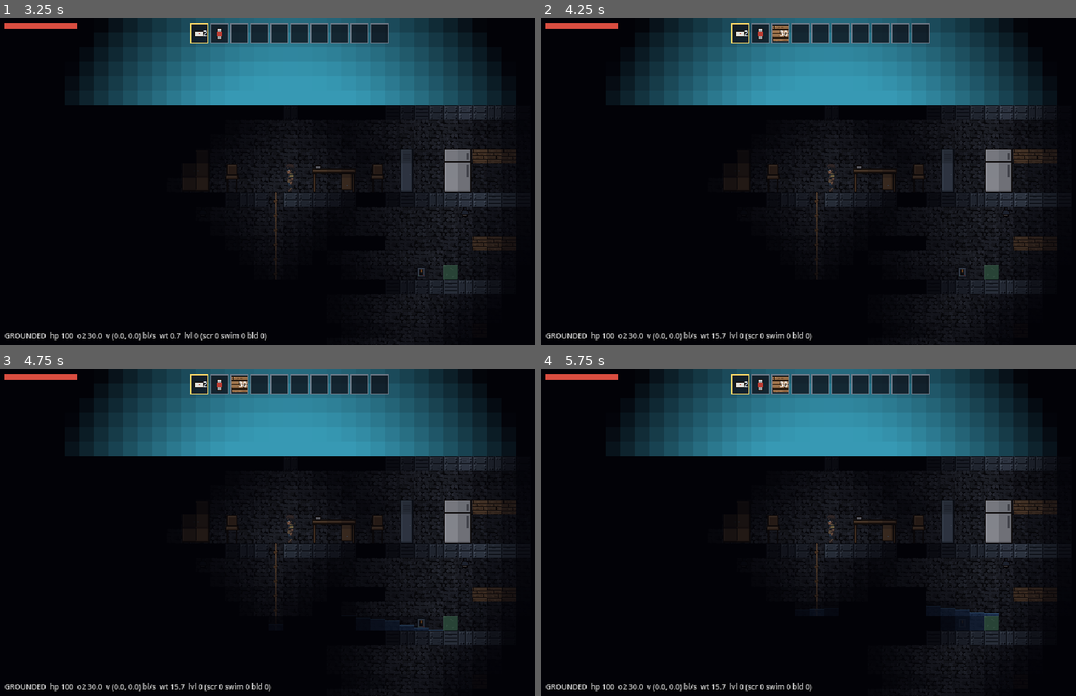
Above: before the commit, frames 1-4 (two rows, left to right).
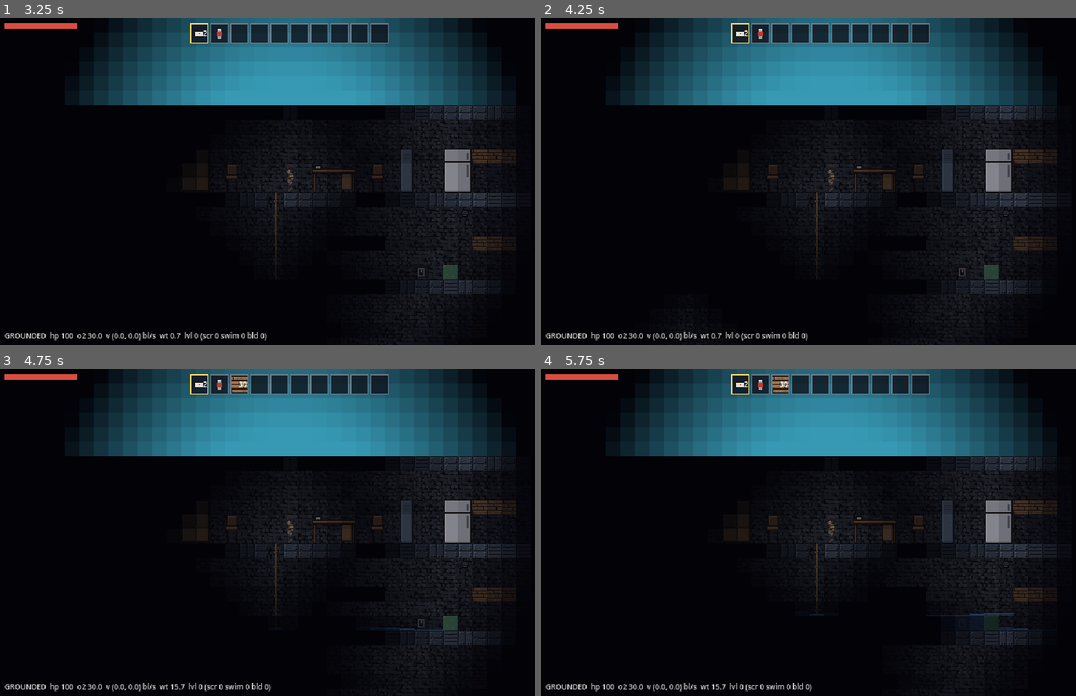
Above: after the commit, the same moments.

Repository: wilbur6689/SunkenCity
Game: Godot game, scene res://scenes/test/m2_smoke.tscn
Two runs of this game, one before a commit and one after it. Both use one fixed random seed, a clock stepped at 60 frames per second and the inputs below. This scene is started directly instead of the project's main scene.
Inputs (mouse positions are in pixels of both pictures, inside the frame that each line leads up to):
- Up to frame 1 (3.25 s): tap Enter at 0.5, 2 s; move the mouse to (417, 165) at 0.52 s; hold D (move_right) 0.53-1.25 s; hold C (crouch) 0.53-1.25 s; click (417, 165) at 0.67 s; tap Space (jump) at 0.77, 1.07, 1.25, 2.75 s; tap Q (drop) at 0.8 s; drag from (176, 197) to (262, 246) at 1.27 s; move the mouse to (347, 109) at 2.02 s; hold A (move_left) 2.03-2.75 s; hold Shift (sprint) 2.03-2.75 s; tap E (interact) at 2.1 s; drag from (262, 246) to (117, 132) at 2.77 s
- Up to frame 2 (4.25 s): move the mouse to (1006, 230) at 3.52 s; press the mouse at (1006, 230) at 3.53 s; hold D (move_right) from 3.53 s (still down); tap Space (jump) at 3.77, 3.8, 4.07 s
- Up to frame 3 (4.75 s): release D (move_right) at 4.25 s; release the mouse at (465, 581) at 4.25 s; drag from (117, 483) to (203, 450) at 4.27 s
- Up to frame 4 (5.75 s): move the mouse to (862, 532) at 5.02 s; hold D (move_right) from 5.03 s (still down); hold C (crouch) from 5.03 s (still down); click (862, 532) at 5.17 s; tap Q (drop) at 5.3 s

Frame 1 is identical in both runs. In frame 2, 0.3% of the frame differs, in the area x 31-51%, y 2-99%; in frame 3, less than 0.1%; in frame 4, 0.3%.

Commit message:
Triple the test tower: 15 themed floors, stairwell, sealed door-flood rooms; water ripple rule
- Tower grows downward (rows 0-30 byte-identical so every existing gate
  test still passes): floors 6-15 under the old five, ground at row 90
- West stairwell (x3-5): ladder top to bottom, landing gaps in each
  slab, wall with a 3-tall doorway per floor
- Themes cycle office / apartment / commercial / utility-mechanical;
  utility floors carry breakers, every deep floor gets two wired
  ceiling lamps; furniture placed per theme
- Sealed dry floors 8/11/14: closed wood door in the doorway + east
  partition; excluded from water seeding — opening the door floods the
  room with the stairwell's water column (doors seal, WS-20)
- WaterSim ripple rule: cells that just received sideways flow push one
  unit onward in the same direction at diff 1 — unidirectional (cannot
  oscillate), levels the slope-1 wedges that froze door-floods at ~1/3
  volume; bodies still go fully dormant afterwards
- tower_smoke.tscn: 23 checks (geometry, stairwell, themes, sealed
  floors dry, door-open flood, other seals stay dry)
- m2 test: also seal the shaft in floor 4's floor slab (the deep ocean
  is connected there now — pumping it is correct behaviour, per the
  design doc); mop the full floor-2 room before the breaker check
- menu_preview: --screen=deep parks in the flooded stairwell (fog demo)

All suites green: m0 57, m1 66, m2 40, tower 23 (186 checks)

Co-Authored-By: Claude Fable 5 <noreply@anthropic.com>
Claude-Session: https://claude.ai/code/session_01GxDZSizaHKPW71DMqToXjC

Diff:
--- /dev/null
+++ b/scenes/test/tower_smoke.tscn
@@ -0,0 +1,6 @@
+[gd_scene load_steps=2 format=3]
+
+[ext_resource type="Script" path="res://scripts/test/tower_smoke.gd" id="1_smoke"]
+
+[node name="TowerSmoke" type="Node"]
+script = ExtResource("1_smoke")
--- a/scripts/test/m1_smoke.gd
+++ b/scripts/test/m1_smoke.gd
@@ -121,9 +121,9 @@
 	check(inv_count("bandage") == 2 and inv_count("food_can") == 1, "starting kit: 2 bandages + 1 food (LT-30)")
 	var scrap_count := 0
 	for o in tower.get_node("Objects").get_children():
-		if o.def.kind == "scrap":
+		if o.def.kind == "scrap" and o.cell.y <= 5: # the medical room only
 			scrap_count += 1
-	check(scrap_count == 8, "room furnished with 8 scrappable objects (%d)" % scrap_count)
+	check(scrap_count == 8, "medical room furnished with 8 scrappable objects (%d)" % scrap_count)
 	check(obj_at(Vector2i(12, row)) != null and obj_at(Vector2i(12, row)).id == "chair", "chair registered on its cells")
 
 	print("== B. hand-scrap a chair (hold-to-scrap)")
--- a/scripts/test/m2_smoke.gd
+++ b/scripts/test/m2_smoke.gd
@@ -109,6 +109,7 @@
 		patches.append(Vector2i(x, 18))
 	for x in range(33, 36):
 		patches.append(Vector2i(x, 18))
+		patches.append(Vector2i(x, 24)) # the shaft continues DOWN too — seal or pump the ocean
 	patches.append(Vector2i(10, 24))
 	for c in patches:
 		check_quiet(World.place_block("wood_block", c), "patch at %s" % c)
@@ -137,7 +138,7 @@
 	var bed := World.place_object("bed", Vector2i(14, 23), true)
 	bed.interact(player)
 	check(absf(World.spawn_position.x - bed.bottom_center().x) < 0.5, "bed sets spawn in the forward camp")
-	check(World.can_place_object("workbench", Vector2i(24, 23), player), "stations work in drained rooms")
+	check(World.can_place_object("workbench", Vector2i(18, 23), player), "stations work in drained rooms")
 
 	print("== G. currents push bodies (WS-16)")
 	# Re-breach the room: remove a patch — the shaft water pours back in.
@@ -179,8 +180,9 @@
 	check(bkr != null and bkr.def.kind == "breaker", "breaker present on floor 2")
 	var lamp_cell := Vector2i(10, 8) # below the west ceiling lamp
 	var dark_before := lm.light_at(lamp_cell)
-	# mop up the pumping episode's leftover water so the breaker is dry
-	for y in range(9, 12):
+	# mop up the pumping episode's leftover water (the outlet filled the whole
+	# floor-2 room, rows 7-11) so the breaker is dry
+	for y in range(7, 12):
 		for x in range(1, 39):
 			sim().remove_water(Vector2i(x, y), 8)
 	await ticks(30)
--- a/scripts/test/menu_preview.gd
+++ b/scripts/test/menu_preview.gd
@@ -27,6 +27,11 @@
 			player.global_position = Vector2(6 * 16 + 8, 17 * 16 + 16 - Player.FEET_Y)
 			player.zoom_step(-2)
 			player.camera.reset_smoothing()
+		"deep":
+			# Park in the deep-tower stairwell beside a themed floor.
+			player.global_position = Vector2(4 * 16 + 8, 53 * 16 + 16 - Player.FEET_Y)
+			player.zoom_step(-1)
+			player.camera.reset_smoothing()
 		"chest":
 			var chest := World.place_object("chest", Vector2i(13, 5), true)
 			chest.storage.add("plastic", 9)
--- a/scripts/test/test_tower.gd
+++ b/scripts/test/test_tower.gd
@@ -11,8 +11,16 @@
 
 const WIDTH := 40          # tower width in blocks
 const FLOOR_H := 6         # floor-to-floor height (WS-11)
-const FLOOR_COUNT := 5     # 3 dry + 2 flooded
+const FLOOR_COUNT := 15    # 3 dry + 12 flooded (tripled 2026-08-31; rows 0-30 unchanged)
 const DRY_FLOORS := 3
+# Deep floors 6-15: west stairwell, themed rooms, sealed dry floors behind doors.
+const NEW_FLOORS_START := 6
+const STAIR_X0 := 3        # stairwell column (ladders at STAIR_X0+1)
+const STAIR_X1 := 5
+const STAIR_WALL_X := 6    # wall between stairwell and rooms (doorway per floor)
+const SEALED_WALL_X := 32  # sealed floors also close their shaft side
+const SEALED_FLOORS := [8, 11, 14] # dry rooms behind closed doors; open = flood
+const THEMES := ["office", "apartment", "commercial", "utility"]
 const SHAFT_X := 33        # elevator-shaft gap, 3 blocks wide
 const SHAFT_W := 3
 const ROPE_X := 15         # rope + 1-block hole between floors 1 and 2
@@ -46,11 +54,14 @@
 	var feet := spawn_point.global_position + Vector2(0, Constants.BLOCK_SIZE * 0.5)
 	var water_bounds := Rect2i(0, 0, WIDTH, FLOOR_COUNT * FLOOR_H + 1)
 	World.register(blocks, water_bounds, climbables, feet, back_walls, items_root, objects_root)
-	# Static seed at equilibrium: everything open at or below the waterline is full.
+	_furnish() # before seeding: closed doors must already seal (WS-20 solidity)
+	# Static seed at equilibrium: everything open at or below the waterline is full…
 	var waterline := DRY_FLOORS * FLOOR_H
 	World.water_sim.fill_rect(Rect2i(1, waterline, WIDTH - 2, FLOOR_COUNT * FLOOR_H - waterline), WaterSim.MAX_LEVEL)
+	# …except the sealed floors, which start dry behind their doors.
+	for f: int in SEALED_FLOORS:
+		World.water_sim.fill_rect(Rect2i(STAIR_WALL_X + 1, (f - 1) * FLOOR_H + 1, SEALED_WALL_X - STAIR_WALL_X - 1, FLOOR_H - 1), 0)
 	water_renderer.setup(waterline * Constants.BLOCK_SIZE)
-	_furnish()
 	# Shallows backdrop hangs from the waterline; start it well left of the tower.
 	$Backdrop.setup(DRY_FLOORS * FLOOR_H * Constants.BLOCK_SIZE, -900.0)
 	player.respawn()
@@ -96,8 +107,11 @@
 			var rope_hole := x == ROPE_X and y == FLOOR_H
 			var pool := x >= POOL_X0 and x <= POOL_X1 and y == waterline
 			var swim_hole := x == SWIM_HOLE_X and y == (DRY_FLOORS + 1) * FLOOR_H
-			if is_ground or not (in_shaft or rope_hole or pool or swim_hole):
+			var stair_gap := x >= STAIR_X0 and x <= STAIR_X1 and y >= (NEW_FLOORS_START - 1) * FLOOR_H
+			if is_ground or not (in_shaft or rope_hole or pool or swim_hole or stair_gap):
 				_set_block(x, y, Mat.METAL)
+
+	_build_deep_floors(bottom)
 
 	# Two-jump ledges (WS-04): a wood platform 3 blocks above each slab,
 	# beside the shaft, so each floor is reachable in exactly two jumps.
@@ -105,9 +119,9 @@
 		var slab_y := f * FLOOR_H
 		_fill(SHAFT_X - 4, slab_y - 3, SHAFT_X - 2, slab_y - 3, Mat.WOOD, _set_block)
 
-	# Interior dressing per floor: wood platforms and plastic crates
-	# (floor 1 is the furnished medical room; floor 3 is the obstacle course).
-	for f in range(2, FLOOR_COUNT + 1):
+	# Interior dressing (old floors 2-5 only; deep floors get themes instead;
+	# floor 1 is the furnished medical room; floor 3 is the obstacle course).
+	for f in range(2, NEW_FLOORS_START):
 		if f == DRY_FLOORS:
 			continue
 		var floor_y := f * FLOOR_H - 1 # standing row above each slab
@@ -129,6 +143,52 @@
 	# Rope (WS-16): hangs from the floor-1 hole down to floor 2's standing row.
 	_fill(ROPE_X, FLOOR_H, ROPE_X, 2 * FLOOR_H - 1, Mat.ROPE, _set_climbable)
 
+## Floors 6-15, tile work only (runs before World.register): stairwell
+## ladder, per-floor walls with doorways, sealed partitions, machinery.
+func _build_deep_floors(bottom: int) -> void:
+	var top := (NEW_FLOORS_START - 1) * FLOOR_H # slab 30, the old ground
+	_fill(STAIR_X0 + 1, top, STAIR_X0 + 1, bottom - 1, Mat.LADDER, _set_climbable)
+	for f in range(NEW_FLOORS_START, FLOOR_COUNT + 1):
+		var y0 := (f - 1) * FLOOR_H + 1 # top row of the room
+		var sr := f * FLOOR_H - 1       # standing row
+		# Stairwell wall with a 3-tall doorway at floor level
+		_fill(STAIR_WALL_X, y0, STAIR_WALL_X, sr - 3, Mat.STONE, _set_block)
+		if SEALED_FLOORS.has(f):
+			# East partition seals the room from the elevator shaft
+			_fill(SEALED_WALL_X, y0, SEALED_WALL_X, sr, Mat.STONE, _set_block)
+		if _theme_of(f) == "utility":
+			_fill(24, sr, 25, sr, Mat.METAL, _set_block) # machinery blocks
+
+func _theme_of(f: int) -> String:
+	return THEMES[(f - NEW_FLOORS_START) % THEMES.size()]
+
+## Objects for floors 6-15 (runs from _furnish, after World.register):
+## closed doors on sealed floors, themed furniture, wired ceiling lamps.
+func _furnish_deep_floors() -> void:
+	for f in range(NEW_FLOORS_START, FLOOR_COUNT + 1):
+		var y0 := (f - 1) * FLOOR_H + 1
+		var sr := f * FLOOR_H - 1
+		if SEALED_FLOORS.has(f):
+			World.place_object("wood_door", Vector2i(STAIR_WALL_X, sr), false)
+		var put := func(id: String, x: int) -> void:
+			World.place_object(id, Vector2i(x, sr), false)
+		match _theme_of(f):
+			"office":
+				put.call("desk", 9); put.call("chair", 13); put.call("cabinet", 15)
+				put.call("desk", 19); put.call("chair", 23); put.call("desk", 26)
+			"apartment":
+				put.call("bed_frame", 9); put.call("chair", 13); put.call("fridge", 15)
+				put.call("cabinet", 18); put.call("desk", 21); put.call("chair", 25)
+			"commercial":
+				put.call("cabinet", 9); put.call("locker", 12); put.call("med_cart", 14)
+				put.call("cabinet", 17); put.call("locker", 20); put.call("cabinet", 23)
+				put.call("chair", 26)
+			"utility":
+				put.call("breaker", 10); put.call("locker", 12); put.call("pump", 15)
+				put.call("locker", 18); put.call("med_cart", 21)
+		World.place_object("ceiling_lamp", Vector2i(12, y0), false)
+		World.place_object("ceiling_lamp", Vector2i(26, y0), false)
+
 func _furnish() -> void:
 	var standing_row := FLOOR_H - 1
 	for entry in MED_ROOM:
@@ -138,3 +198,4 @@
 	World.place_object("breaker", Vector2i(25, 2 * FLOOR_H - 1), false)
 	World.place_object("ceiling_lamp", Vector2i(10, FLOOR_H + 1), false)
 	World.place_object("ceiling_lamp", Vector2i(28, FLOOR_H + 1), false)
+	_furnish_deep_floors()
--- /dev/null
+++ b/scripts/test/tower_smoke.gd
@@ -0,0 +1,102 @@
+extends Node
+## Headless checks for the deep tower (floors 6-15): geometry, stairwell,
+## themed furnishing, sealed dry floors behind doors, and the door-opening
+## flood. Run: godot --path . --headless res://scenes/test/tower_smoke.tscn
+
+const B := Constants.BLOCK_SIZE
+const FLOOR_H := 6
+
+var tower: Node2D
+var player: Player
+var failures: PackedStringArray = []
+var checks := 0
+
+func _ready() -> void:
+	tower = load("res://scenes/test/test_tower.tscn").instantiate()
+	add_child(tower)
+	player = tower.get_node("Player")
+	player.set_multiplayer_authority(2)
+	await get_tree().physics_frame
+	await _run()
+	print("\nTower smoke: %d checks, %d failures" % [checks, failures.size()])
+	for f in failures:
+		print("  FAIL: " + f)
+	get_tree().quit(0 if failures.is_empty() else 1)
+
+func check(cond: bool, msg: String) -> void:
+	checks += 1
+	print(("  ok:   " if cond else "  FAIL: ") + msg)
+	if not cond:
+		failures.append(msg)
+
+func ticks(n: int) -> void:
+	for i in n:
+		await get_tree().physics_frame
+
+func until(pred: Callable, n: int) -> bool:
+	for i in n:
+		if pred.call():
+			return true
+		await get_tree().physics_frame
+	return pred.call()
+
+func room_units(f: int) -> int:
+	var y0 := (f - 1) * FLOOR_H + 1
+	var t := 0
+	for y in range(y0, y0 + FLOOR_H - 1):
+		for x in range(7, 32):
+			t += World.water_sim.level_at(Vector2i(x, y))
+	return t
+
+func objects_on_floor(f: int, kind: String = "") -> Array:
+	var y0 := (f - 1) * FLOOR_H + 1
+	var out := []
+	for o in tower.get_node("Objects").get_children():
+		if o is WorldObject and o.cell.y >= y0 and o.cell.y < y0 + FLOOR_H and o.cell.x > 6:
+			if kind == "" or o.def.kind == kind:
+				out.append(o)
+	return out
+
+func _run() -> void:
+	print("== A. tripled geometry")
+	check(World.water_sim.bounds.size.y == 91, "world grid is 91 rows (15 floors)")
+	check(World.has_block_cell(Vector2i(20, 90)), "new ground slab at row 90")
+	check(not World.has_block_cell(Vector2i(4, 30)), "stairwell entry gap in the old ground slab")
+	check(World.has_block_cell(Vector2i(20, 30)), "old ground row is now a regular slab elsewhere")
+	await ticks(60)
+	check(World.water_sim.awake_count() == 0, "deep water seeded at equilibrium (awake %d)" % World.water_sim.awake_count())
+
+	print("== B. stairwell")
+	check(World.is_climbable_cell(Vector2i(4, 40)) and World.is_climbable_cell(Vector2i(4, 85)), "ladder runs the stairwell")
+	check(not World.has_block_cell(Vector2i(4, 42)), "stairwell landings open through each slab")
+	check(World.has_block_cell(Vector2i(6, 32)), "stairwell wall above each doorway")
+	check(not World.has_block_cell(Vector2i(6, 41)), "doorway open at floor level (floor 7)")
+
+	print("== C. themes")
+	var desks := 0
+	for o in objects_on_floor(6):
+		if o.id == "desk":
+			desks += 1
+	check(desks >= 3, "floor 6 is an office (%d desks)" % desks)
+	var beds := objects_on_floor(7).filter(func(o): return o.id == "bed_frame").size()
+	check(beds == 1, "floor 7 is an apartment (bed frame)")
+	check(objects_on_floor(9, "breaker").size() == 1 and objects_on_floor(13, "breaker").size() == 1, "utility floors 9 and 13 have breakers")
+	check(objects_on_floor(9, "pump").size() == 1, "utility floor has a found pump")
+	var lamps := objects_on_floor(10, "light").size()
+	check(lamps == 2, "every deep floor has two wired ceiling lamps (%d)" % lamps)
+
+	print("== D. sealed floors behind doors")
+	for f: int in [8, 11, 14]:
+		check(room_units(f) == 0, "sealed floor %d starts dry" % f)
+	check(room_units(7) > 800, "unsealed floor 7 is flooded (%d units)" % room_units(7))
+	var sr := 8 * FLOOR_H - 1
+	var door := World.object_at(Vector2i(6, sr - 1))
+	check(door != null and door.def.kind == "door" and World.is_solid_cell(Vector2i(6, sr - 1)), "floor 8's closed door seals the room")
+
+	print("== E. opening the door floods the room with the water above")
+	var before := room_units(8)
+	door.interact(player)
+	check(not World.is_solid_cell(Vector2i(6, sr - 1)), "door open")
+	check(await until(func(): return room_units(8) > 400, 2400), "stairwell water pours in (%d -> %d units)" % [before, room_units(8)])
+	check(await until(func(): return World.water_sim.awake_count() == 0, 4000), "flood settles")
+	check(room_units(11) == 0 and room_units(14) == 0, "other sealed floors stay dry")
--- a/scripts/world/water_sim.gd
+++ b/scripts/world/water_sim.gd
@@ -18,6 +18,7 @@
 var levels := PackedByteArray()
 var awake: Dictionary = {}      # index -> true
 var flow: Dictionary = {}       # index -> Vector2 (units moved out this tick, for currents)
+var fresh: Dictionary = {}      # index -> ripple direction (+1/-1); set on sideways receive
 var is_solid: Callable          # func(cell: Vector2i) -> bool
 var budget_per_tick: int = 3000
 var processed_last_tick: int = 0
@@ -170,11 +171,31 @@
 				var t := diff / 2
 				levels[i] -= t
 				levels[ni] += t
+				fresh[ni] = dir.x
 				_record_flow(i, Vector2(dir.x * t, 0))
 				wake_around(c)
 				wake_around(n)
 				l -= t
 				moved = true
+	# 3. Ripple: a cell that just received sideways flow may push one unit
+	# onward in the SAME direction even at diff 1. Unidirectional, so it
+	# cannot oscillate — it levels the slope-1 wedges the diff>=2 rule
+	# would otherwise freeze (long rooms flooding through a doorway).
+	if fresh.has(i):
+		var dirx: int = fresh[i]
+		fresh.erase(i)
+		if not moved and l > 0:
+			var n2: Vector2i = c + Vector2i(dirx, 0)
+			if (_blocked(below) or level_at(below) == MAX_LEVEL) and not _blocked(n2):
+				var ni2 := _idx(n2)
+				if int(levels[ni2]) < l and levels[ni2] < MAX_LEVEL:
+					levels[i] -= 1
+					levels[ni2] += 1
+					fresh[ni2] = dirx
+					_record_flow(i, Vector2(dirx, 0))
+					wake_around(c)
+					wake_around(n2)
+					moved = true
 	return moved
 
 func _record_flow(i: int, units: Vector2) -> void:
Not shown, added: scripts/test/tower_smoke.gd.uid
Not shown, changed: CLAUDE.md
Not shown, changed: docs/MVP-checklist.md
Not shown, changed: docs/technical/WaterPhysics.md
